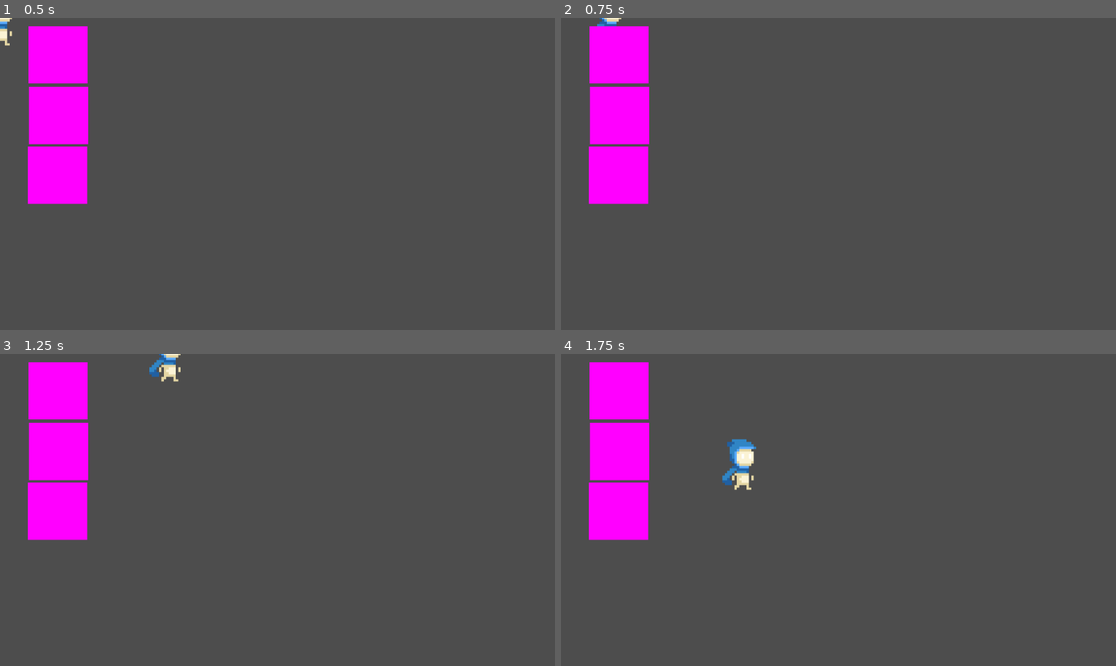
Above: before the commit, frames 1-4 (two rows, left to right).
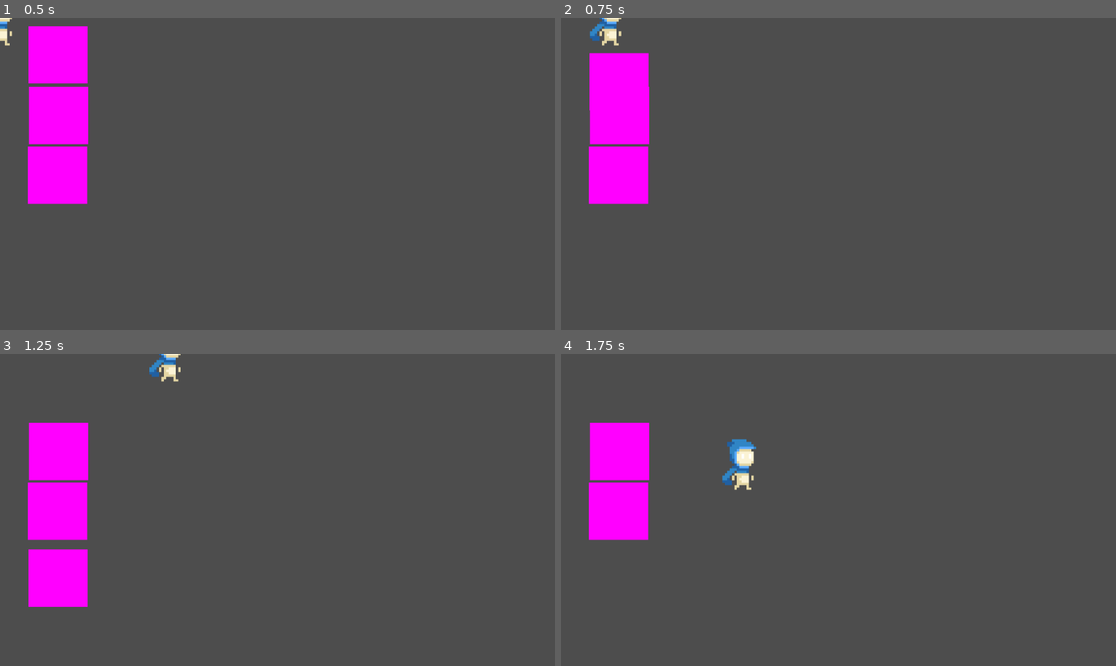
Above: after the commit, the same moments.

Repository: MD-Hamza/ClusterFall
Game: Godot game, scene res://States/PlayState.tscn
Two runs of this game, one before a commit and one after it. Both use one fixed random seed, a clock stepped at 60 frames per second and the inputs below. This scene is started directly instead of the project's main scene.
Inputs:
- Up to frame 1 (0.5 s): no input
- Up to frame 2 (0.75 s): tap Enter at 0.5 s; hold D (ui_right) from 0.53 s (still down)
- Up to frame 3 (1.25 s): keep holding D (ui_right)
- Up to frame 4 (1.75 s): release D (ui_right) at 1.28 s; hold S (ui_down) from 1.28 s (still down)

Frame 1 is identical in both runs. In frame 2, 1.1% of the frame differs, in the area x 5-16%, y 2-30%; in frame 3, 3.9%, in the area x 5-16%, y 2-82%; in frame 4, 1.9%.

Commit message:
Adding Falling Logic to the Tiles

Diff:
--- a/Player/player.tscn
+++ b/Player/player.tscn
@@ -6,7 +6,7 @@
 [sub_resource type="RectangleShape2D" id="RectangleShape2D_p3axq"]
 size = Vector2(24, 40)
 
-[node name="CharacterBody2D" type="CharacterBody2D"]
+[node name="Player" type="CharacterBody2D"]
 script = ExtResource("1_l7ukh")
 
 [node name="ClusterfalPlayerl" type="Sprite2D" parent="."]
--- a/States/PlayState.tscn
+++ b/States/PlayState.tscn
@@ -5,7 +5,7 @@
 
 [node name="PlayState" type="Node2D"]
 
-[node name="CharacterBody2D" parent="." instance=ExtResource("1_0guaw")]
+[node name="Player" parent="." instance=ExtResource("1_0guaw")]
 
 [node name="Tile" parent="." instance=ExtResource("2_84226")]
 position = Vector2(60, 18)
--- a/Tiles/Tiles.gd
+++ b/Tiles/Tiles.gd
@@ -1,11 +1,12 @@
-extends Node2D
+extends Area2D
 
 @onready var sprite = $Sprite2D
 var is_falling = false
 var is_shaking = false
 
 func _on_body_entered(body):
-	if body.is_in_group("player") and not is_falling:
+	print(body.name)
+	if (body.name == "Player"):
 		if not is_shaking:
 			is_shaking = true
 			shake_and_fall(body)
@@ -13,21 +14,17 @@
 # Shakes, then drops
 func shake_and_fall(player):
 	# Shake animation
-	var tween = create_tween()
-	tween.tween_property(self, "position:x", position.x + 5, 0.1).as_relative()
-	tween.tween_property(self, "position:x", position.x - 10, 0.1).as_relative()
-	tween.tween_property(self, "position:x", position.x + 5, 0.1).as_relative()
-
-	await tween.finished
+	#var tween = create_tween()
+	#tween.tween_property(self, "position:x", position.x + 5, 0.1).as_relative()
+	#tween.tween_property(self, "position:x", position.x - 10, 0.1).as_relative()
+	#tween.tween_property(self, "position:x", position.x + 5, 0.1).as_relative()
+#
+	#await tween.finished
 
 	# After shaking, drop down
 	is_falling = true
 	var fall_tween = create_tween()
-	fall_tween.tween_property(self, "position:y", position.y + 300, 1.5)
+	fall_tween.tween_property(self, "position:y", position.y + 1000, 1.5)
 
-	# If player is still colliding, drag it down
-	while is_falling and player and player.get_overlapping_bodies().has(self):
-		player.position.y += 3
-		await get_tree().process_frame
-
+	await fall_tween.finished
 	queue_free()
--- a/Tiles/Tiles.tscn
+++ b/Tiles/Tiles.tscn
@@ -2,21 +2,21 @@
 
 [ext_resource type="Script" path="res://Tiles/Tiles.gd" id="1_2m1ob"]
 
-[sub_resource type="PlaceholderTexture2D" id="PlaceholderTexture2D_iwxq6"]
-
 [sub_resource type="RectangleShape2D" id="RectangleShape2D_ee1v2"]
 size = Vector2(121, 120)
 
-[node name="StaticBody2D" type="Node2D"]
+[sub_resource type="PlaceholderTexture2D" id="PlaceholderTexture2D_iwxq6"]
+
+[node name="Tile" type="Area2D"]
 script = ExtResource("1_2m1ob")
+
+[node name="CollisionShape2D" type="CollisionShape2D" parent="."]
+position = Vector2(61.5, 59)
+shape = SubResource("RectangleShape2D_ee1v2")
 
 [node name="Sprite2D" type="Sprite2D" parent="."]
 position = Vector2(60.75, 58.75)
 scale = Vector2(122.5, 118.5)
 texture = SubResource("PlaceholderTexture2D_iwxq6")
 
-[node name="Area2D" type="Area2D" parent="."]
-
-[node name="CollisionShape2D" type="CollisionShape2D" parent="Area2D"]
-position = Vector2(61.5, 59)
-shape = SubResource("RectangleShape2D_ee1v2")
+[connection signal="body_entered" from="." to="." method="_on_body_entered"]
